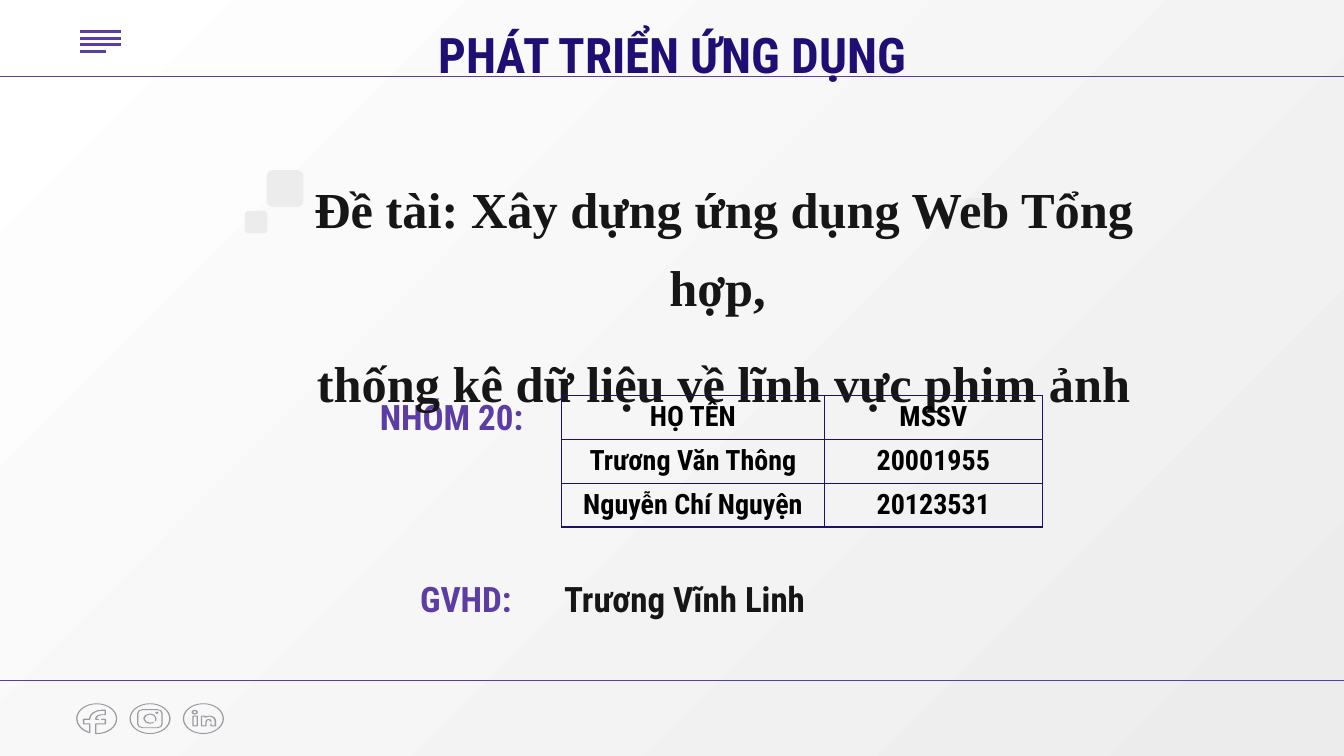
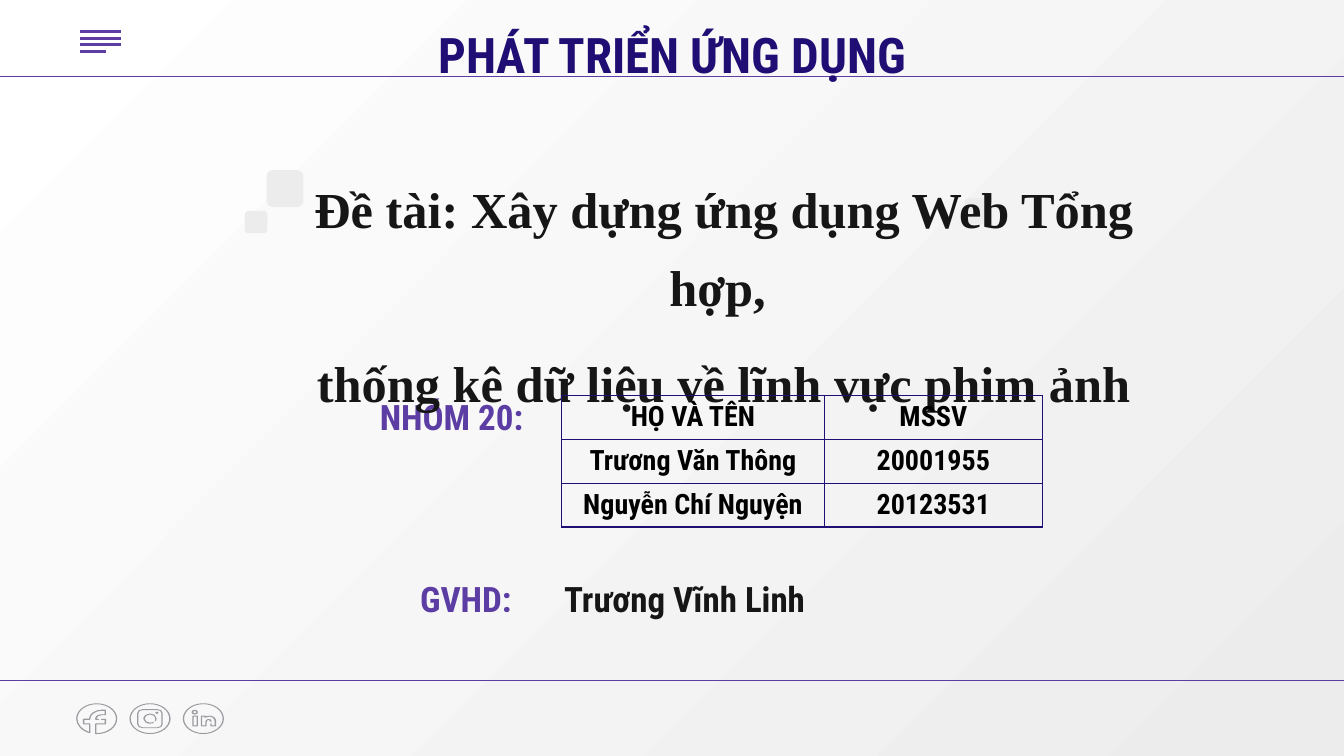
Before and after one commit to truongvanthong/20_Movies, a slide deck: slide 1 of presentation.pptx. Drawn at 1344x756 pixels with LibreOffice and Linux fonts; fonts in the diff are those of the drawing. Boxes give left, top, right and bottom in pixels: in the first picture for what was removed or moved away, otherwise in the second. Text is boxed around its words. In the diff, an @@ line names an element or a change of style, - is before the commit and + after.

Commit message:
update

```diff
--- a/presentation.pptx
+++ b/presentation.pptx
@@ table at (x1=562, y1=396, x2=1043, y2=527) @@
-row 1, column 1: HỌ TÊN
+row 1, column 1: HỌ VÀ TÊN
```
